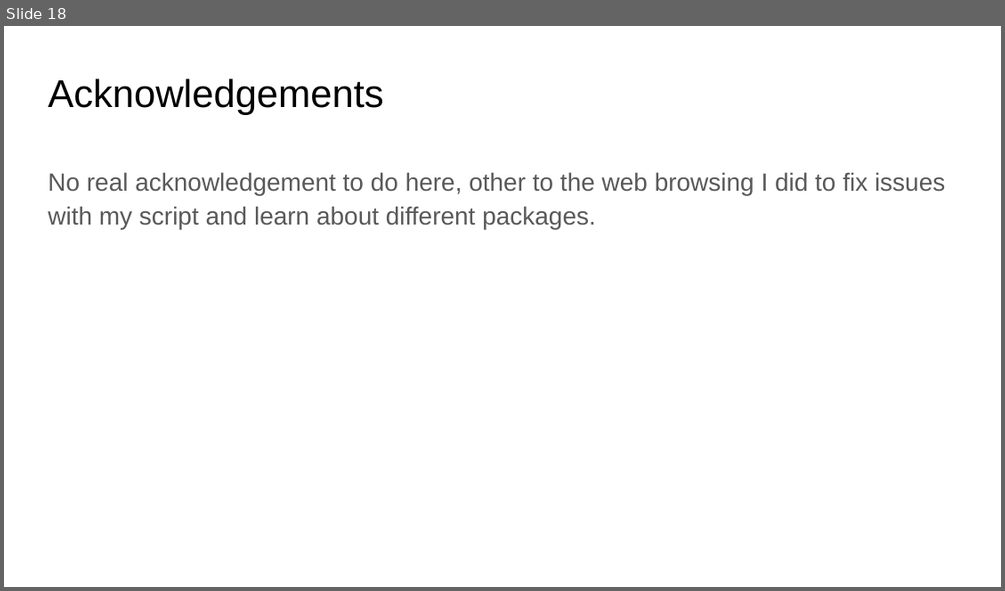
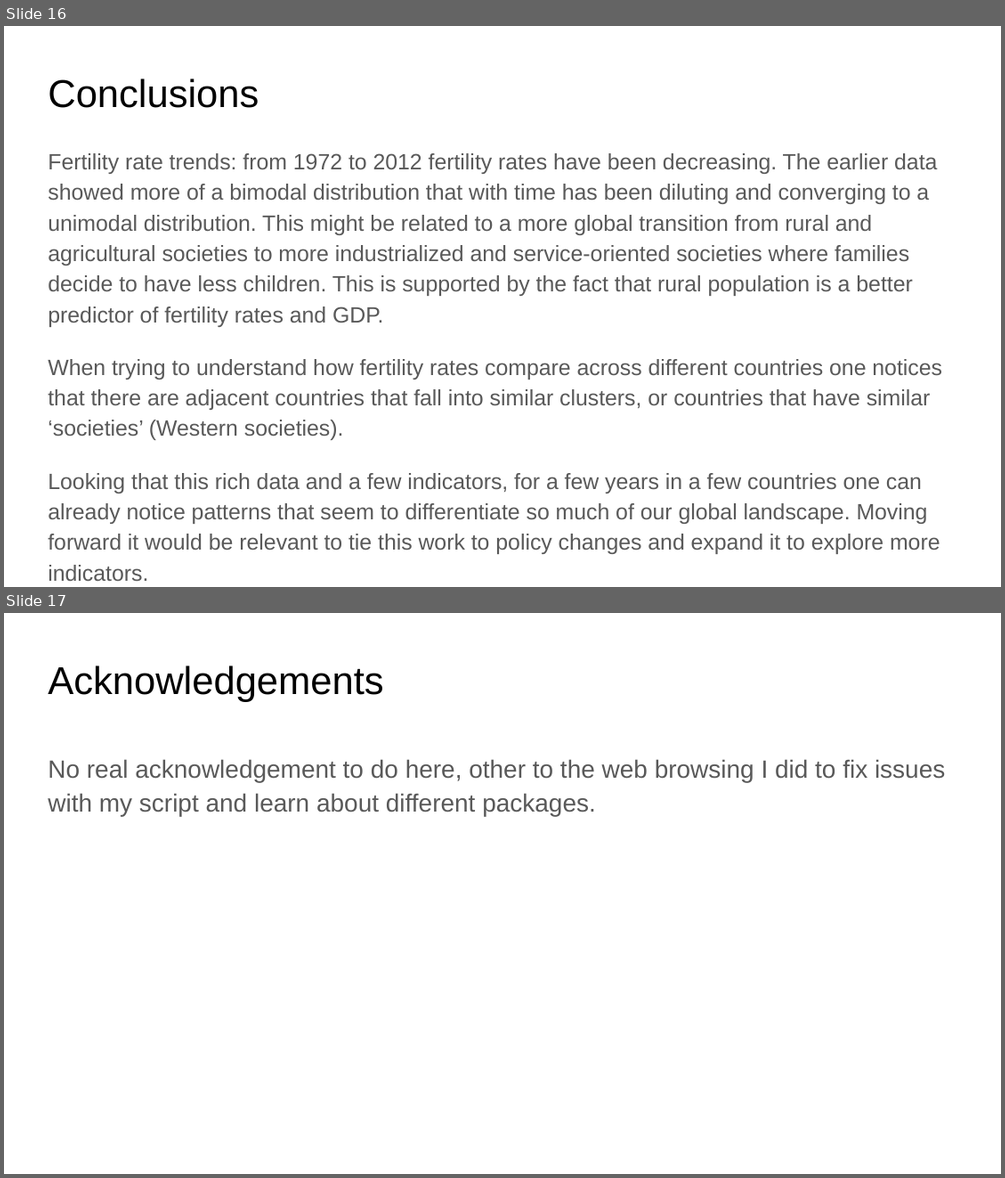
Before and after one commit to marianambc/PythonExercises, a slide deck: DSE_200X_FinalProject_Mariana.pptx. Shown one above the other, each under a label of ours: slide 18 before the commit, slides 16 and 17 after it. The pictures are 1005x591 and 1005x1178 pixels, drawn with LibreOffice and Linux fonts; fonts in the diff are those of the drawing. Boxes give left, top, right and bottom in pixels: in the first picture for what was removed or moved away, otherwise in the second. Text is boxed around its words. In the diff, an @@ line names an element or a change of style, - is before the commit and + after.

```diff
--- a/DSE_200X_FinalProject_Mariana.pptx
+++ b/DSE_200X_FinalProject_Mariana.pptx
@@ slide 16 added at box(4, 26, 1001, 587), background #FFFFFF @@
@@ title added at box(48, 79, 259, 108), 28 pt, text #000000 @@
+Conclusions
@@ text added at box(48, 153, 942, 580), 16 pt, text #595959 @@
+Fertility rate trends: from 1972 to 2012 fertility rates have been decreasing. The earlier data showed more of a bimodal distribution that with time has been diluting and converging to a unimodal distribution. This might be related to a more global transition from rural and agricultural societies to more industrialized and service-oriented societies where families decide to have less children. This is supported by the fact that rural population is a better predictor of fertility rates and GDP.
+When trying to understand how fertility rates compare across different countries one notices that there are adjacent countries that fall into similar clusters, or countries that have similar ‘societies’ (Western societies).
+Looking that this rich data and a few indicators, for a few years in a few countries one can already notice patterns that seem to differentiate so much of our global landscape. Moving forward it would be relevant to tie this work to policy changes and expand it to explore more indicators.
@@ what was slide 18 is now slide 17 @@
```
Also in this commit, not shown: 4 slides changed, 2 other slides added, 4 slides removed, 17 other files.
